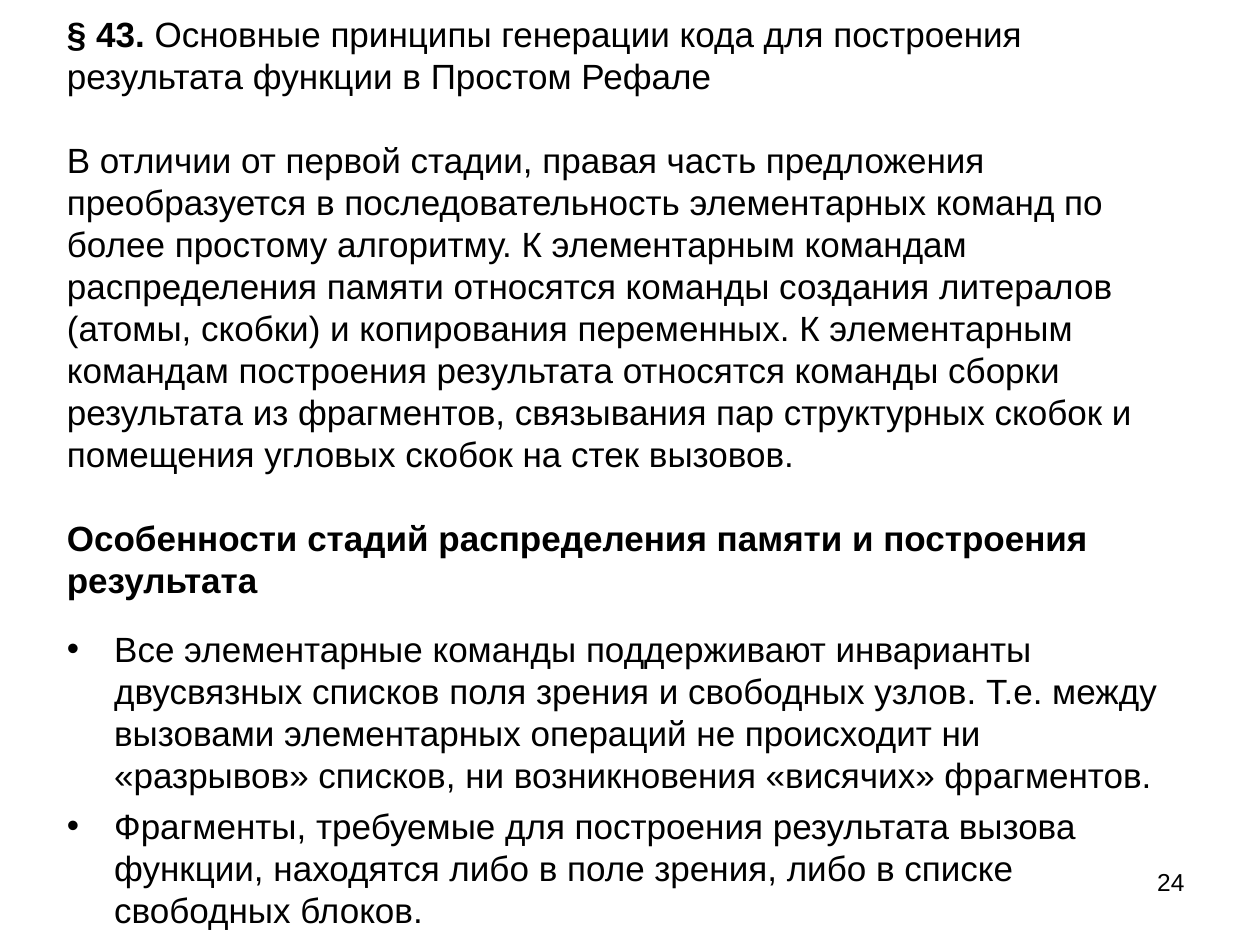
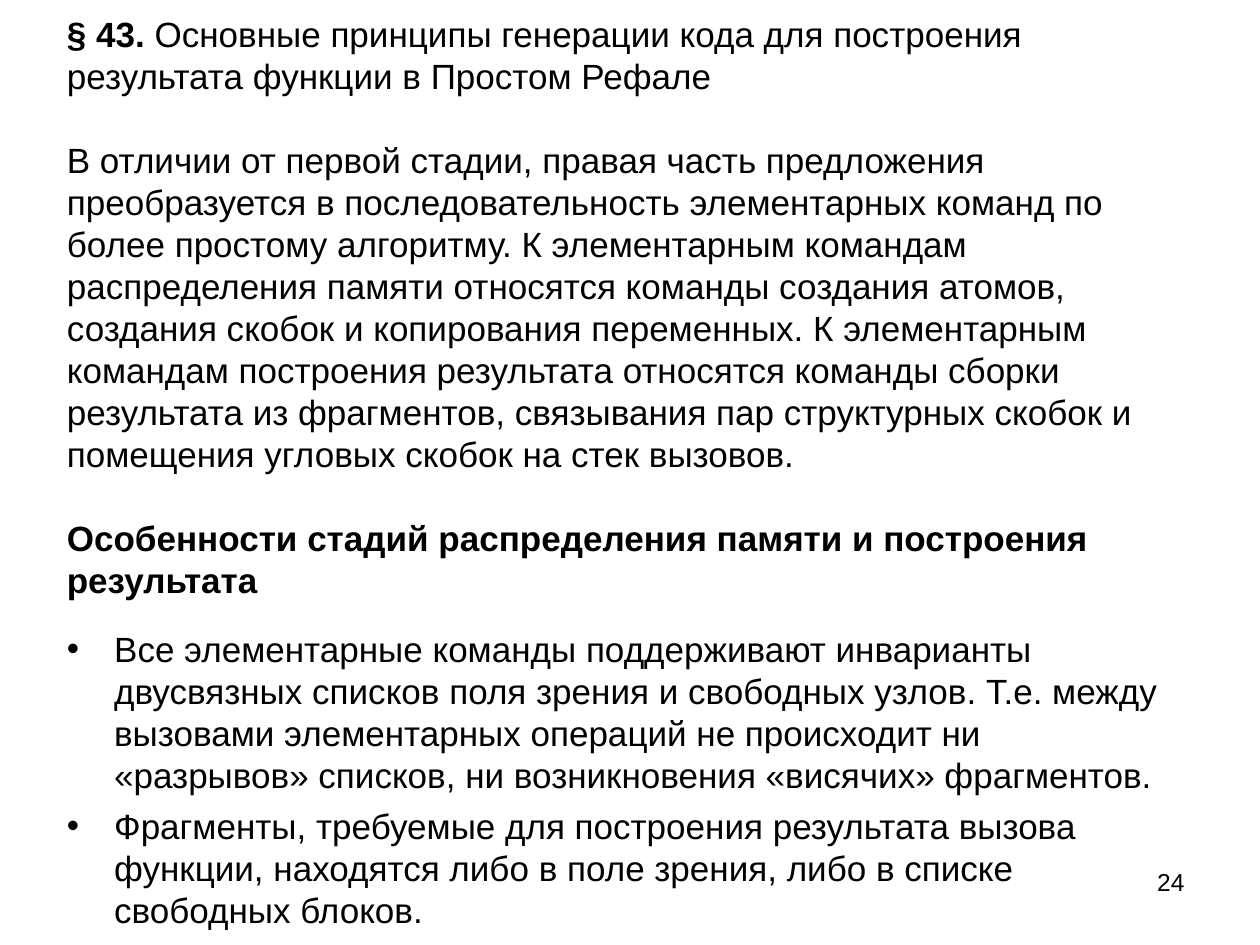
Before and after one commit to bmstu-iu9/refal-5-lambda, a slide deck: slide 24 of doc/Компилятор Простого Рефала.ppt. Drawn at 1260x945 pixels with LibreOffice and Linux fonts; fonts in the diff are those of the drawing. Boxes give left, top, right and bottom in pixels: in the first picture for what was removed or moved away, otherwise in the second. Text is boxed around its words. In the diff, an @@ line names an element or a change of style, - is before the commit and + after.

```diff
--- a/doc/Компилятор Простого Рефала.ppt
+++ b/doc/Компилятор Простого Рефала.ppt
@@ text at (67,22,1132,600): text changed @@
-§ 43. Основные принципы генерации кода для построения результата функции в Простом Рефале
-В отличии от первой стадии, правая часть предложения преобразуется в последовательность элементарных команд по более простому алгоритму. К элементарным командам распределения памяти относятся команды создания литералов (атомы, скобки) и копирования переменных. К элементарным командам построения результата относятся команды сборки результата из фрагментов, связывания пар структурных скобок и помещения угловых скобок на стек вызовов.
-Особенности стадий распределения памяти и построения результата
+§ 43. Основные принципы генерации кода для построения результата функции в Простом Рефале
+В отличии от первой стадии, правая часть предложения преобразуется в последовательность элементарных команд по более простому алгоритму. К элементарным командам распределения памяти относятся команды создания атомов, создания скобок и копирования переменных. К элементарным командам построения результата относятся команды сборки результата из фрагментов, связывания пар структурных скобок и помещения угловых скобок на стек вызовов.
+Особенности стадий распределения памяти и построения результата
```
Also in this commit, not shown: 1 other slide changed, 1 other file.
